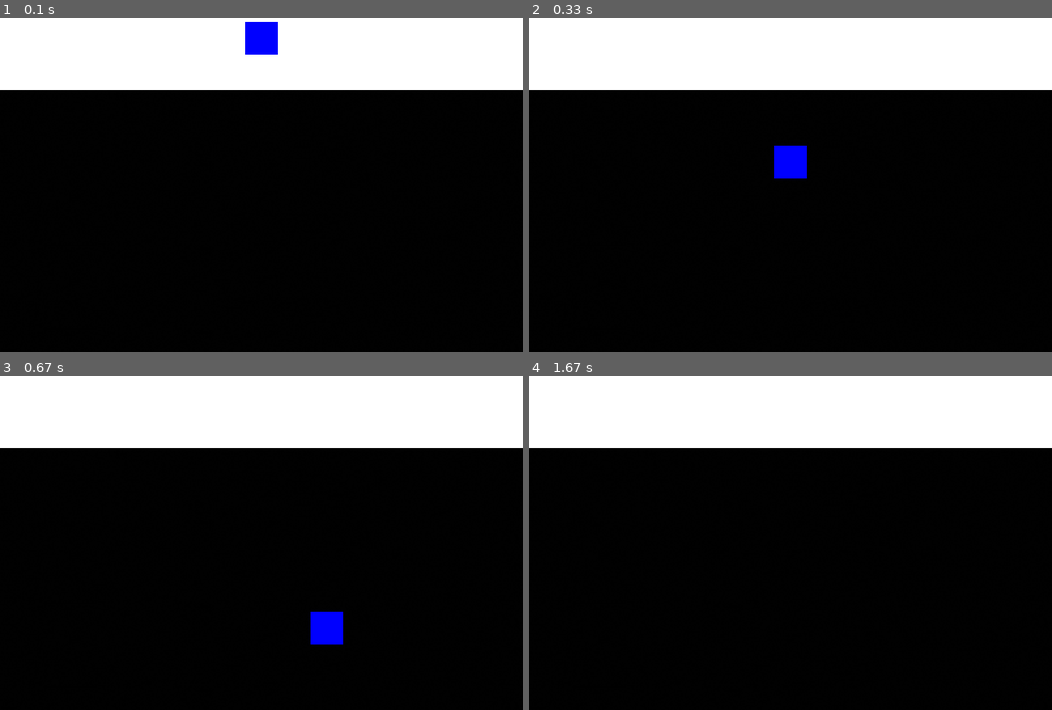
Above: before the commit, frames 1-4 (two rows, left to right).
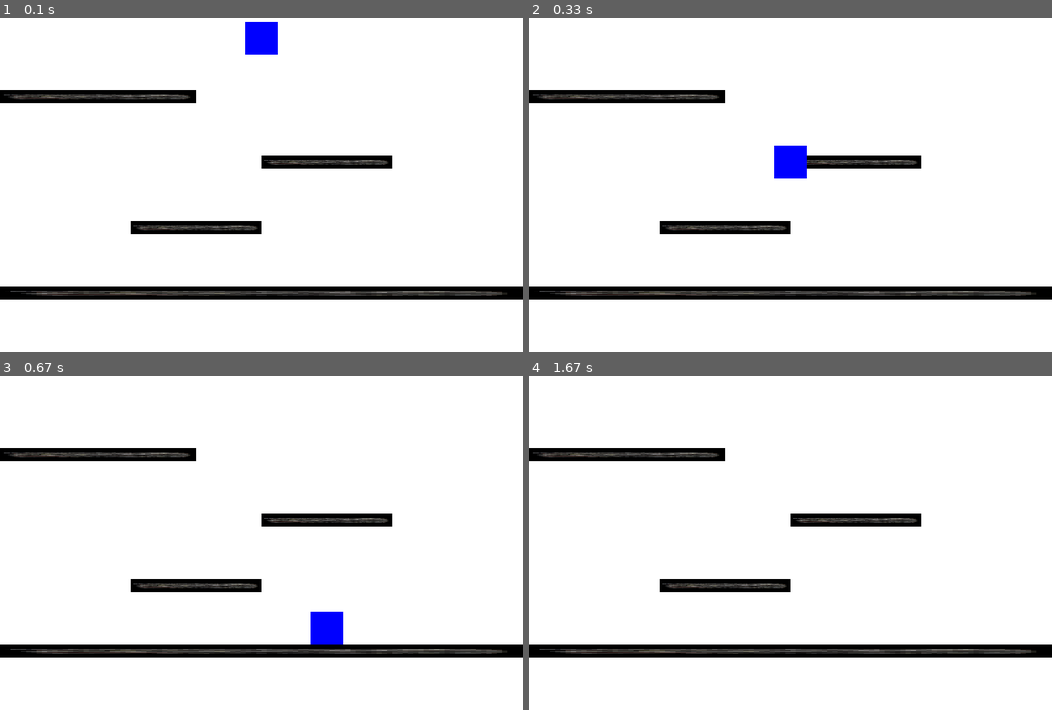
Above: after the commit, the same moments.

Repository: RyanDanielLee/pygame
Game: pygame game, started from game.py
Same seed, same stepped clock (60 frames per second), same inputs: the game is played once before the commit and once after it.
Inputs:
- Up to frame 1 (0.1 s): no input
- Up to frame 2 (0.33 s): no input
- Up to frame 3 (0.67 s): hold Right from 0.33 s (still down)
- Up to frame 4 (1.67 s): release Right at 0.8 s; hold Right 0.83-1.3 s; tap Space at 0.9, 1.2, 1.4 s; hold Left from 1.33 s (still down)

The runs differ from the first frame. In frame 1, 73% of the frame differs, in the area x 0-100%, y 21-100%; in frame 2, 73%; in frame 3, 73%; in frame 4, 73%.

Commit message:
Fixed image scaling issues with the platform

Diff:
--- a/components/level.py
+++ b/components/level.py
@@ -16,8 +16,7 @@
                 width = int(row['width'].strip())
                 height = int(row['height'].strip())
                 image_path = row.get('image_path', '')  # Add a new column 'image_path' to your CSV file
-                scale = float(row.get('scale', '1.0'))  # Add a new column 'scale' to your CSV file, default is 1.0
-                self.platforms.append(Platform(x, y, width, height, image_path, scale))
+                self.platforms.append(Platform(x, y, width, height, image_path))  # Removed 'scale'
 
     def get_platforms(self):
         return self.platforms
--- a/components/platform.py
+++ b/components/platform.py
@@ -2,7 +2,7 @@
 import pygame
 
 class Platform(pygame.sprite.Sprite):
-    def __init__(self, x, y, width, height, image_path="", scale=1.0):
+    def __init__(self, x, y, width, height, image_path=""):
         super().__init__()
         self.rect = pygame.Rect(x, y, width, height)
         self.image_path = image_path
@@ -13,13 +13,11 @@
         # If the image has transparency, set the color key
         self.original_image.set_colorkey((255, 255, 255))
 
-        # Resize the image based on the scale
-        self.image = self.resize(scale)
+        # Resize the image to match the platform size
+        self.image = self.resize(width, height)
 
         print(f"Resized image size: {self.image.get_size()}")  # Debug line
 
-    def resize(self, scale):
-        # Calculate the new size based on the scale
-        new_width = int(self.original_image.get_width() * scale)
-        new_height = int(self.original_image.get_height() * scale)
-        return pygame.transform.scale(self.original_image, (new_width, new_height))
+    def resize(self, width, height):
+        # Resize the image to match the platform size
+        return pygame.transform.scale(self.original_image, (width, height))
--- a/levels/Level1.csv
+++ b/levels/Level1.csv
@@ -1,5 +1,5 @@
-x,y,width,height,image_path,scale
-0,500,800,20,images/platform.png,0.5
-200,400,200,20,images/platform.png,1.0
-400,300,200,20,images/platform.png,1.5
-0,200,300,20,images/platform.png,2.0
+x,y,width,height,image_path
+0,500,800,20,images/platform.png
+200,400,200,20,images/platform.png
+400,300,200,20,images/platform.png
+0,200,300,20,images/platform.png
Binary file changed: images/platform.png
